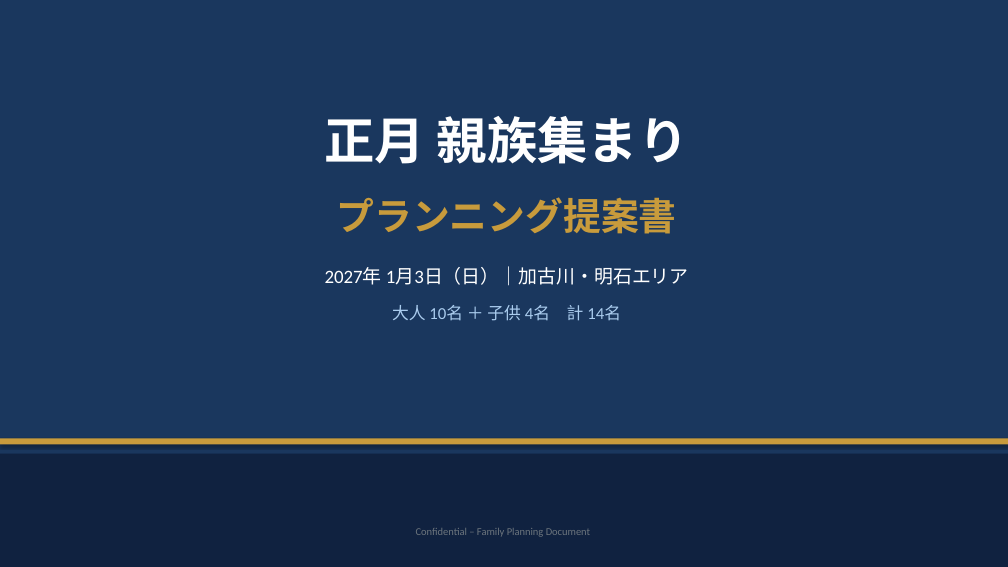
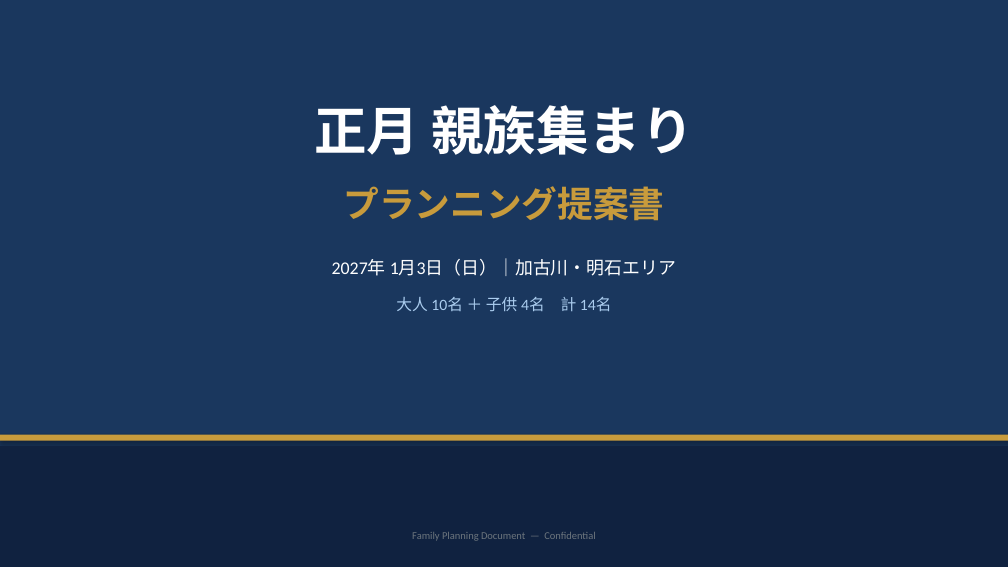
Before and after one commit to yuki444/test, a slide deck: slide 1 of 正月集まり_プランニング提案書.pptx. Drawn at 1008x567 pixels with LibreOffice and Linux fonts; fonts in the diff are those of the drawing. Boxes give left, top, right and bottom in pixels: in the first picture for what was removed or moved away, otherwise in the second. Text is boxed around its words. In the diff, an @@ line names an element or a change of style, - is before the commit and + after.

```diff
--- a/正月集まり_プランニング提案書.pptx
+++ b/正月集まり_プランニング提案書.pptx
@@ text "正月 親族集まり": place and size @@
-text "正月 親族集まり" at box(324, 116, 689, 164)
+text "正月 親族集まり" at box(314, 105, 694, 155)
@@ text "正月 親族集まり" at box(314, 105, 694, 155): size 48 to 50 pt @@
@@ text "プランニング提案書": place and size @@
-text "プランニング提案書" at box(336, 197, 676, 234)
+text "プランニング提案書" at box(343, 186, 664, 221)
@@ text "プランニング提案書" at box(343, 186, 664, 221): size 36 to 34 pt @@
@@ text "2027年 1月3日（日）｜加古川・明石エリア": place and size @@
-text "2027年 1月3日（日）｜加古川・明石エリア" at box(325, 267, 689, 286)
+text "2027年 1月3日（日）｜加古川・明石エリア" at box(332, 260, 676, 276)
@@ text "2027年 1月3日（日）｜加古川・明石エリア" at box(332, 260, 676, 276): size 18 to 17 pt @@
@@ text "大人 10名 ＋ 子供 4名 ...": place and size @@
-text "大人 10名 ＋ 子供 4名 ..." at box(392, 305, 621, 321)
+text "大人 10名 ＋ 子供 4名 ..." at box(396, 297, 612, 311)
@@ text "大人 10名 ＋ 子供 4名 ..." at box(396, 297, 612, 311): size 16 to 15 pt @@
@@ rectangle: place and size @@
-rectangle at box(0, 439, 1008, 445)
+rectangle at box(0, 435, 1008, 441)
@@ rectangle: place and size @@
-rectangle at box(0, 454, 1008, 567)
+rectangle at box(0, 446, 1008, 567)
@@ text at box(412, 532, 595, 541): text changed @@
-Confidential – Family Planning Document
+Family Planning Document — Confidential
```
Also in this commit, not shown: 6 other slides changed, 1 other file.
